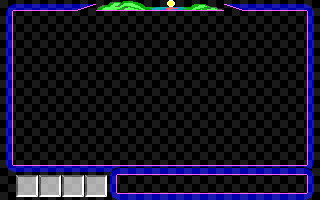
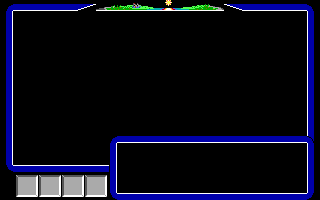
Revision of a layered 320×200 image; what changed, layer by layer:
added layer "Clock" above "Palette" over [78, 0, 242, 12]
removed layer "Test" over [16, 0, 316, 200]
hid "TextGrid" over [0, 0, 320, 200]
added layer "Window2" above "old buttons" over [109, 136, 314, 200]
added layer "Buttons" above "StatusWindow" over [16, 175, 107, 197]
renamed "Test #1" to "StatusWindow", hid it, painted on it over [78, 2, 314, 200]
renamed "Lines" to "MainWindow", painted on it over [6, 4, 314, 172]
